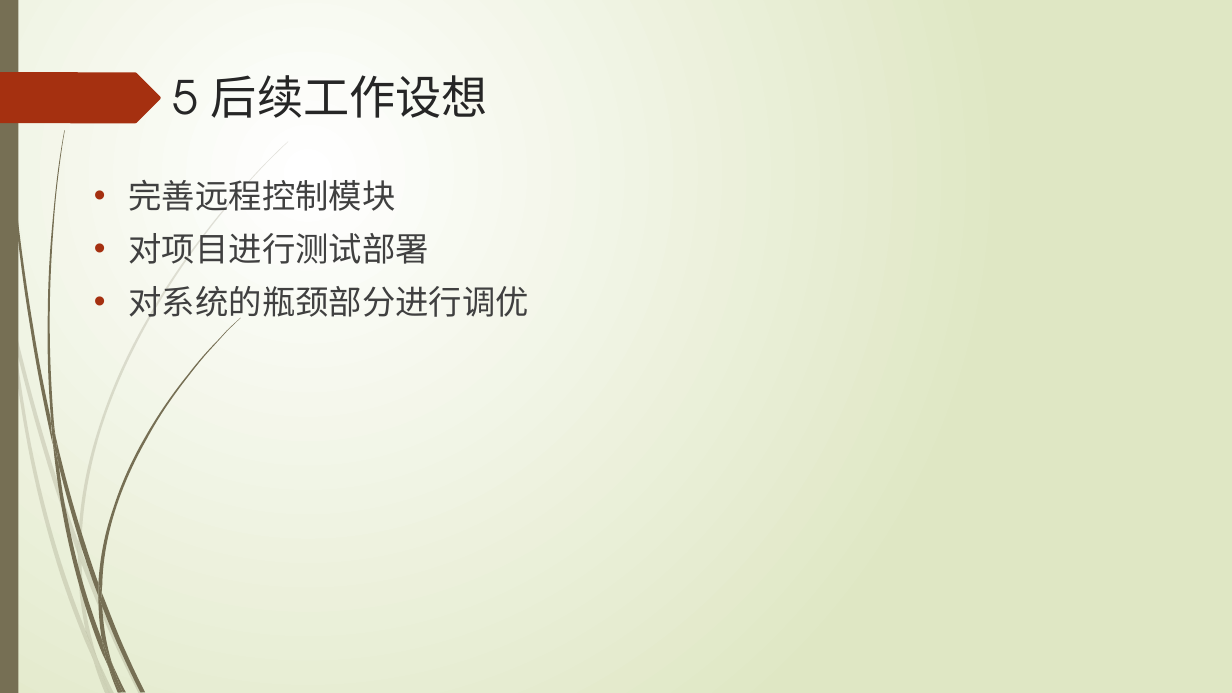
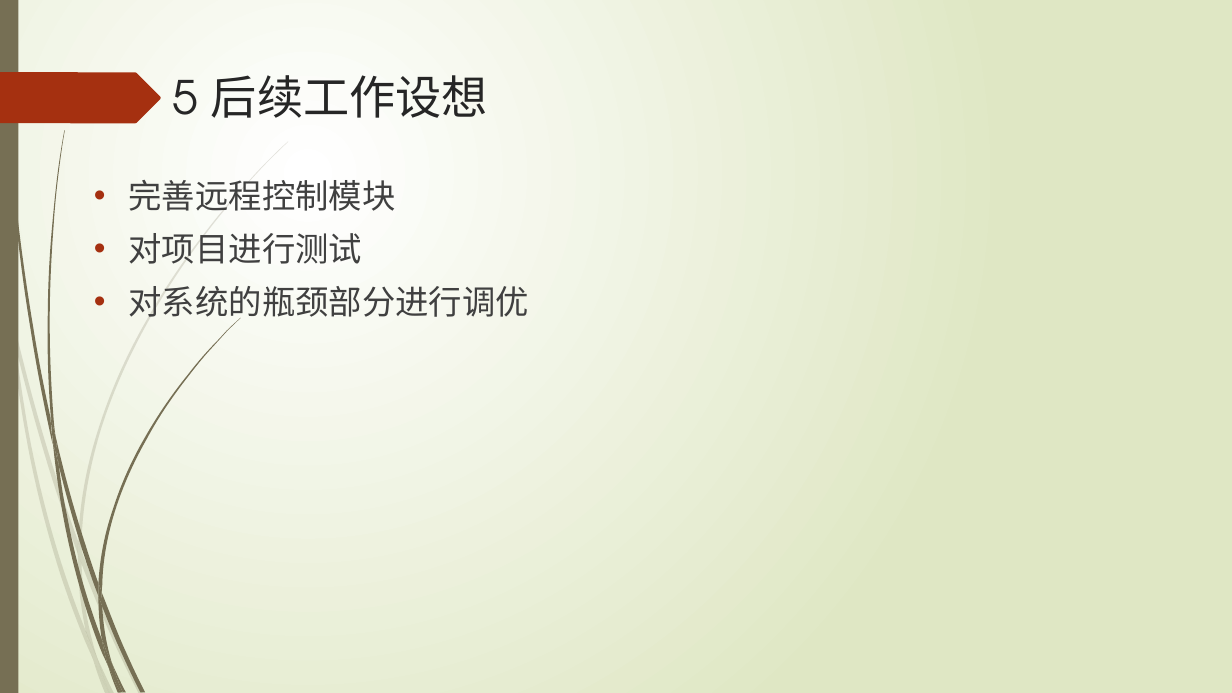
Before and after one commit to liuzhuocpp/liuzhuo_midterm_report, a slide deck: slide 25 of 刘卓中期报告.pptx. Drawn at 1232x693 pixels with LibreOffice and Linux fonts; fonts in the diff are those of the drawing. Boxes give left, top, right and bottom in pixels: in the first picture for what was removed or moved away, otherwise in the second. Text is boxed around its words. In the diff, an @@ line names an element or a change of style, - is before the commit and + after.

```diff
--- a/刘卓中期报告.pptx
+++ b/刘卓中期报告.pptx
@@ text at [129, 233, 363, 264]: text changed @@
-• 对项目进行测试部署
+• 对项目进行测试
```
Also in this commit, not shown: 7 other slides changed, 1 other file.
